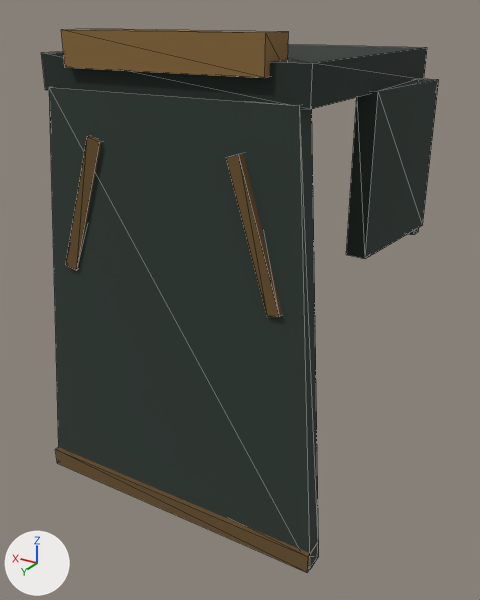
Renders of the glTF model src/main/resources/watch/models/cosmetics/walker/oilskin_cape.glb from each side of a commit.
The view is the same before and after, from a 50 mm lens placed at (-0.68, 1.272, 1.32), pointed at (-0.009, 0.155, 0.761). Lighting does not change. The marker at lower left points along +X, +Y and +Z. The older version comes first. Mesh edges are drawn as thin lines. Vertices at exactly the same position are counted once.

In view in the first picture: 'oilskin_cape_spine'.
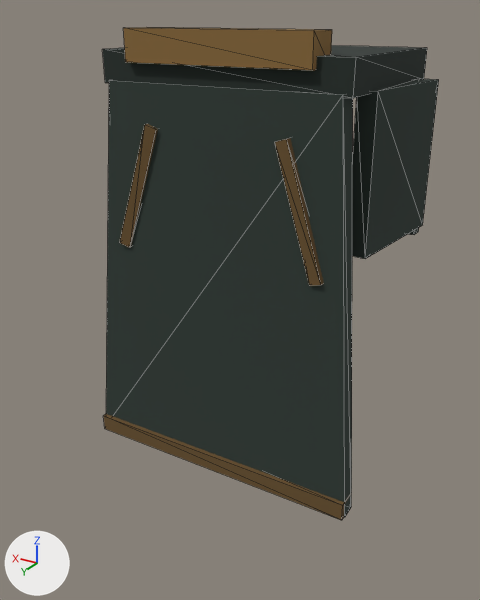
What differs and where, as boxes (x1, y1, x2, y2) in the pictures (480 x 600 px; the box of a moved part takes in the faces that stretch with it):
'oilskin_cape_spine', reshaped (16% narrower, 9% shorter): before (41, 29, 439, 572); after (103, 27, 439, 520)
part 1 of me_oilskin_cape_spine, moved or reshaped: before (49, 87, 319, 569); after (106, 80, 353, 517)
part 2 of me_oilskin_cape_spine, moved or reshaped: before (61, 29, 289, 78); after (123, 27, 332, 70)
part 3 of me_oilskin_cape_spine, moved or reshaped: before (55, 447, 318, 572); after (104, 414, 351, 520)
part 4 of me_oilskin_cape_spine, moved or reshaped: before (65, 136, 102, 270); after (119, 124, 158, 248)
part 5 of me_oilskin_cape_spine, moved or reshaped: before (226, 153, 283, 317); after (275, 138, 324, 286)
part 6 of me_oilskin_cape_spine, moved or reshaped: before (41, 44, 427, 109); after (103, 45, 427, 98)

What changed in the scene script:
```text
Change me_oilskin_cape_spine:
    used by ob_oilskin_cape_spine; location = (0.0, 0.0, 0.0)
    before: 42 (0.263, 0.381, 1.195) at pixel (45, 89), 43 (-0.263, 0.381, 1.195) at pixel (310, 109), 46 (0.263, 0.381, 1.257) at pixel (41, 52), 47 (-0.263, 0.381, 1.257) at pixel (312, 63)
    remove me_oilskin_cape_spine.from_pydata(...)  # 88 vertices, 130 faces; spans x -0.315..0.315, y -0.181..0.422, z 0.387..1.296
    add me_oilskin_cape_spine.from_pydata(...)  # 88 vertices, 130 faces; spans x -0.315..0.315, y -0.181..0.263, z 0.387..1.296
    me_oilskin_cape_spine part 1: the loose piece of 8 vertices spanning x -0.315..0.315, y 0.346..0.414, z 0.39..1.2 is moved by (0.0, -0.159, 0.0)
    me_oilskin_cape_spine part 2: the loose piece of 8 vertices spanning x -0.195..0.195, y 0.325..0.395, z 1.236..1.296 is moved by (0.0, -0.159, 0.0)
    me_oilskin_cape_spine part 3: the loose piece of 8 vertices spanning x -0.312..0.312, y 0.378..0.422, z 0.387..0.425 is moved by (0.0, -0.159, 0.0)
    me_oilskin_cape_spine part 4: the loose piece of 8 vertices spanning x 0.129..0.238, y 0.371..0.407, z 0.866..1.124 is moved by (0.0, -0.159, 0.0)
    me_oilskin_cape_spine part 5: the loose piece of 8 vertices spanning x -0.238..-0.129, y 0.371..0.407, z 0.866..1.124 is moved by (0.0, -0.159, 0.0)
    me_oilskin_cape_spine part 6
    add for i in [42, 43, 46, 47]: me_oilskin_cape_spine.vertices[i].co += Vector((0.0, -0.159, 0.0))
    other edits to the shape of me_oilskin_cape_spine do not show in these pictures
```
